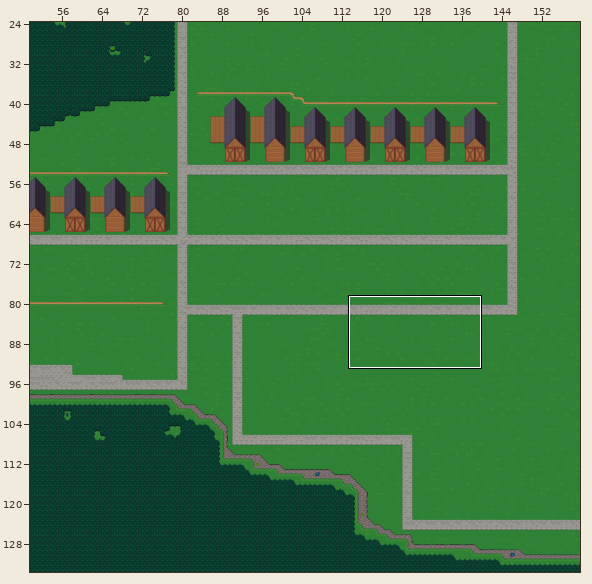
One commit to this Tiled map: tiled/map-main.tmx. The first picture is a wide view before the edit; the outline marks the close-up.
Close-up. Before the commit:
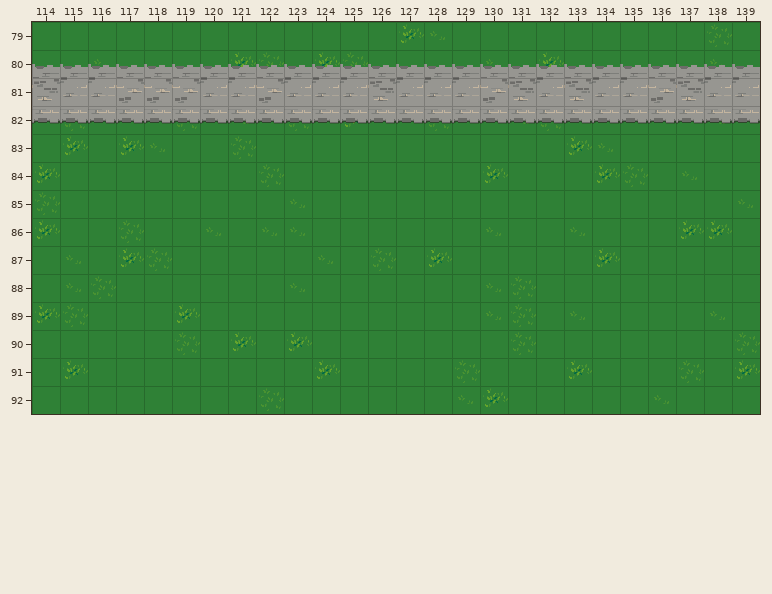
Cells are 32x32 px. Shown: x 114..139, y 79..92. The commit also changed other parts of the map, which this record leaves out.
And afterwards:
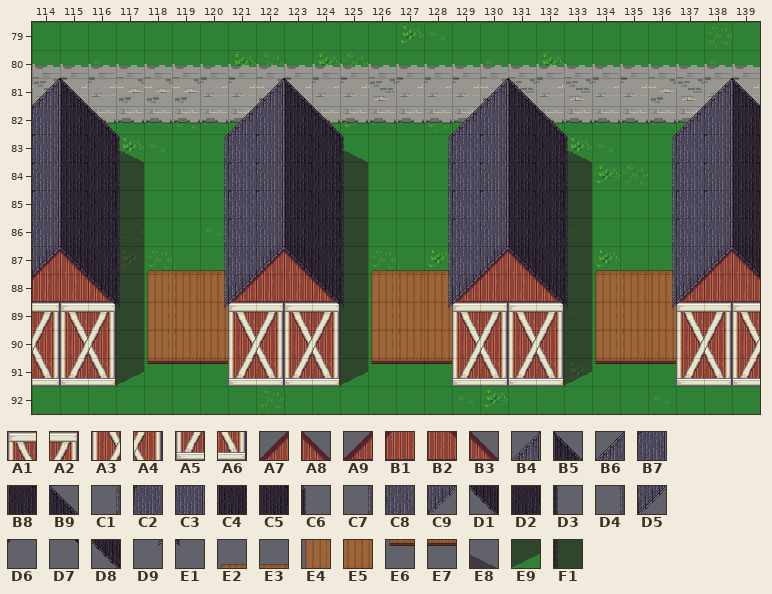
Key: from "LPC Barn": A1 110, A2 111, A3 142, A4 143, A5 174, A6 175, A7 339, A8 340, A9 370, B1 371, B2 372, B3 373, B4 526, B5 527, B6 557, B7 558, B8 559, B9 560, C1 588, C2 589, C3 590, C4 591, C5 592, C6 593, C7 620, C8 621, C9 622, D1 623, D2 624, D3 625, D4 652, D5 653, D6 654, D7 655, D8 656, D9 684, E1 689, E2 1408, E3 1409, E4 1440, E5 1441, E6 1472, E7 1473; from "LPC Shadows": E8 5, E9 10, F1 20.
__ is an empty cell.
See-through tiles are keyed as they look on the map.
Change:
{"where": "layer \"Buildings\""}
{"y":83,"x":117,"old":"__","new":"E8"}
{"y":83,"x":125,"old":"__","new":"E8"}
{"y":83,"x":133,"old":"__","new":"E8"}
{"y":84,"x":117,"old":"__","new":"F1"}
{"y":84,"x":125,"old":"__","new":"F1"}
{"y":84,"x":133,"old":"__","new":"F1"}
{"y":85,"x":117,"old":"__","new":"F1"}
{"y":85,"x":125,"old":"__","new":"F1"}
{"y":85,"x":133,"old":"__","new":"F1"}
{"y":86,"x":117,"old":"__","new":"F1"}
{"y":86,"x":125,"old":"__","new":"F1"}
{"y":86,"x":133,"old":"__","new":"F1"}
{"y":87,"x":114,"old":"__ __","new":"A7 A8"}
{"y":87,"x":117,"old":"__ __ __ __","new":"F1 E2 E3 E3"}
{"y":87,"x":122,"old":"__ __","new":"A7 A8"}
{"y":87,"x":125,"old":"__ __ __ __","new":"F1 E2 E3 E3"}
{"y":87,"x":130,"old":"__ __","new":"A7 A8"}
{"y":87,"x":133,"old":"__ __ __ __","new":"F1 E2 E3 E3"}
{"y":87,"x":138,"old":"__ __","new":"A7 A8"}
{"y":88,"x":114,"old":"__ __ __ __ __ __ __ __ __ __ __ __ __ __ __ __ __ __ __ __ __ __ __ __ __ __","new":"B1 B2 B3 F1 E4 E5 E5 A9 B1 B2 B3 F1 E4 E5 E5 A9 B1 B2 B3 F1 E4 E5 E5 A9 B1 B2"}
{"y":89,"x":114,"old":"__ __ __ __ __ __ __ __ __ __ __ __ __ __ __ __ __ __ __ __ __ __ __ __ __ __","new":"A2 A1 A2 F1 E4 E5 E5 A1 A2 A1 A2 F1 E4 E5 E5 A1 A2 A1 A2 F1 E4 E5 E5 A1 A2 A1"}
{"y":90,"x":114,"old":"__ __ __ __ __ __ __ __ __ __ __ __ __ __ __ __ __ __ __ __ __ __ __ __ __ __","new":"A4 A3 A4 F1 E4 E5 E5 A3 A4 A3 A4 F1 E4 E5 E5 A3 A4 A3 A4 F1 E4 E5 E5 A3 A4 A3"}
{"y":91,"x":114,"old":"__ __ __ __ __ __ __ __ __ __ __ __ __ __ __ __ __ __ __ __ __ __ __ __ __ __","new":"A6 A5 A6 E9 E6 E7 E7 A5 A6 A5 A6 E9 E6 E7 E7 A5 A6 A5 A6 E9 E6 E7 E7 A5 A6 A5"}
{"where": "layer \"Roofs\""}
{"y":81,"x":114,"old":"__ __","new":"B4 B5"}
{"y":81,"x":122,"old":"__ __","new":"B4 B5"}
{"y":81,"x":130,"old":"__ __","new":"B4 B5"}
{"y":81,"x":138,"old":"__ __","new":"B4 B5"}
{"y":82,"x":114,"old":"__ __ __","new":"B7 B8 B9"}
{"y":82,"x":121,"old":"__ __ __ __","new":"B6 B7 B8 B9"}
{"y":82,"x":129,"old":"__ __ __ __","new":"B6 B7 B8 B9"}
{"y":82,"x":137,"old":"__ __ __","new":"B6 B7 B8"}
{"y":83,"x":114,"old":"__ __ __ __","new":"B7 B8 C5 C6"}
{"y":83,"x":120,"old":"__ __ __ __ __ __","new":"C1 C2 B7 B8 C5 C6"}
{"y":83,"x":128,"old":"__ __ __ __ __ __","new":"C1 C2 B7 B8 C5 C6"}
{"y":83,"x":136,"old":"__ __ __ __","new":"C1 C2 B7 B8"}
{"y":84,"x":114,"old":"__ __ __ __","new":"B7 B8 C5 D3"}
{"y":84,"x":120,"old":"__ __ __ __ __ __","new":"C7 C2 B7 B8 C5 D3"}
{"y":84,"x":128,"old":"__ __ __ __ __ __","new":"C7 C2 B7 B8 C5 D3"}
{"y":84,"x":136,"old":"__ __ __ __","new":"C7 C2 B7 B8"}
{"y":85,"x":114,"old":"__ __ __ __","new":"B7 B8 C5 D3"}
{"y":85,"x":120,"old":"__ __ __ __ __ __","new":"C7 C2 B7 B8 C5 D3"}
{"y":85,"x":128,"old":"__ __ __ __ __ __","new":"C7 C2 B7 B8 C5 D3"}
{"y":85,"x":136,"old":"__ __ __ __","new":"C7 C2 B7 B8"}
{"y":86,"x":114,"old":"__ __ __ __","new":"C3 C4 C5 D3"}
{"y":86,"x":120,"old":"__ __ __ __ __ __","new":"C7 C2 C3 C4 C5 D3"}
{"y":86,"x":128,"old":"__ __ __ __ __ __","new":"C7 C2 C3 C4 C5 D3"}
{"y":86,"x":136,"old":"__ __ __ __","new":"C7 C2 C3 C4"}
{"y":87,"x":114,"old":"__ __ __ __","new":"C9 D1 D2 D3"}
{"y":87,"x":120,"old":"__ __ __ __ __ __","new":"C7 C8 C9 D1 D2 D3"}
{"y":87,"x":128,"old":"__ __ __ __ __ __","new":"C7 C8 C9 D1 D2 D3"}
{"y":87,"x":136,"old":"__ __ __ __","new":"C7 C8 C9 D1"}
{"y":88,"x":114,"old":"__ __ __ __","new":"D6 D7 D8 D3"}
{"y":88,"x":120,"old":"__ __ __ __ __ __","new":"D4 D5 D6 D7 D8 D3"}
{"y":88,"x":128,"old":"__ __ __ __ __ __","new":"D4 D5 D6 D7 D8 D3"}
{"y":88,"x":136,"old":"__ __ __ __","new":"D4 D5 D6 D7"}
{"y":89,"x":116,"old":"__ __","new":"D7 E1"}
{"y":89,"x":120,"old":"__ __","new":"D9 D6"}
{"y":89,"x":124,"old":"__ __","new":"D7 E1"}
{"y":89,"x":128,"old":"__ __","new":"D9 D6"}
{"y":89,"x":132,"old":"__ __","new":"D7 E1"}
{"y":89,"x":136,"old":"__ __","new":"D9 D6"}
